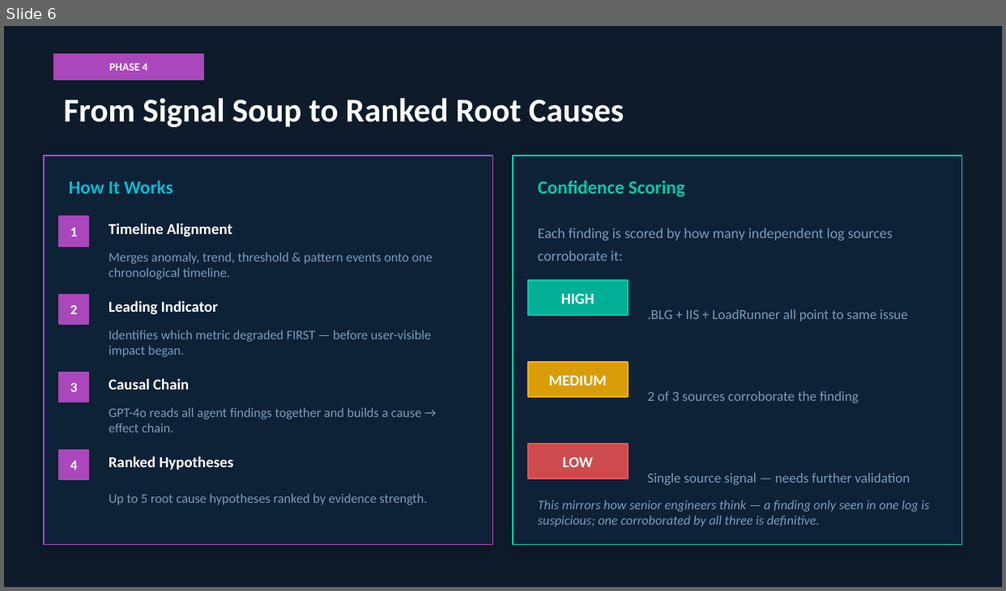
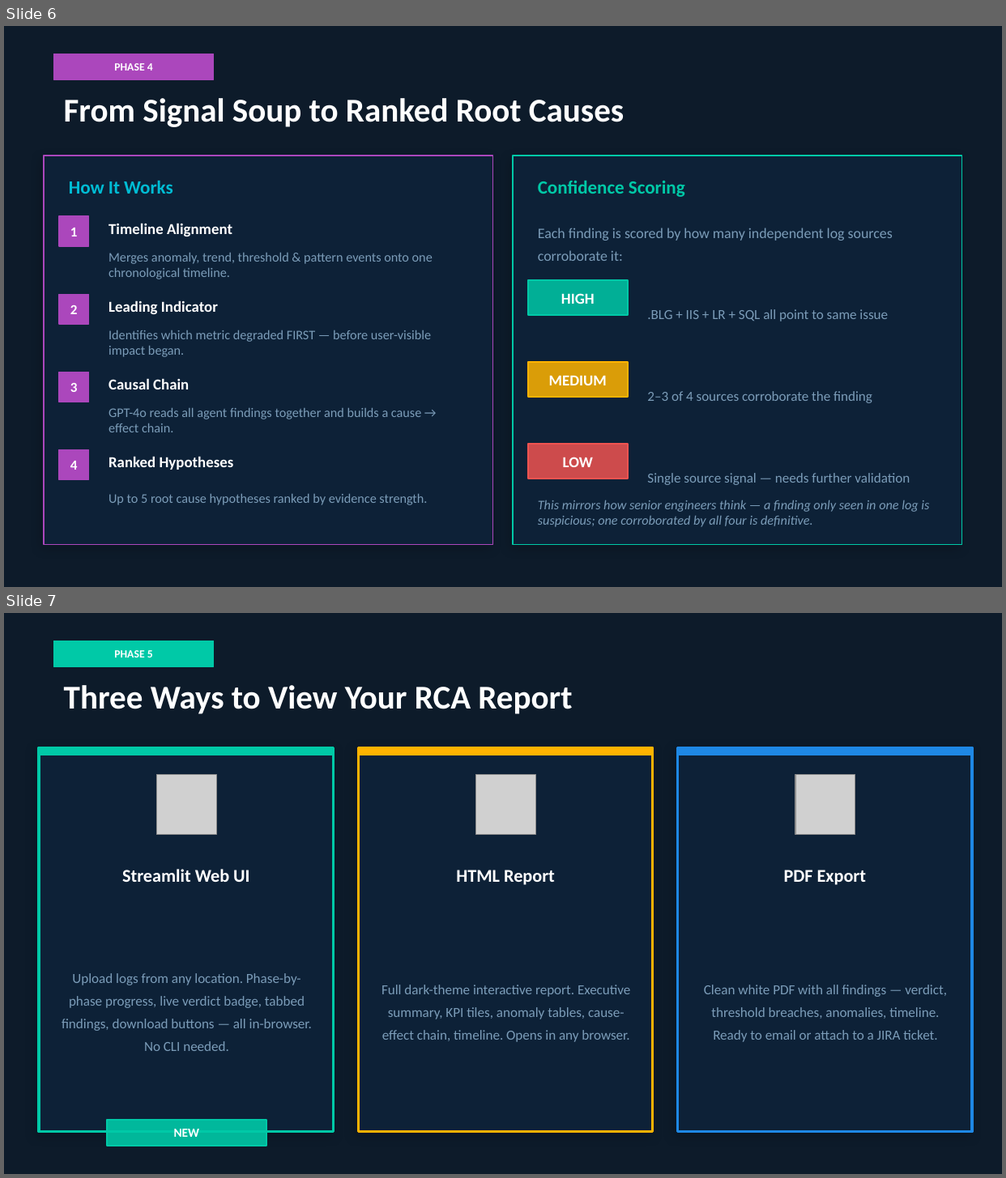
Before and after one commit to sharmp44/PT_AILog_Analyser, a slide deck: PT_AI_LogMining_Client_Deck.pptx. Shown one above the other, each under a label of ours: slide 6 before the commit, slides 6 and 7 after it. The pictures are 1006x591 and 1006x1178 pixels, drawn with LibreOffice and Linux fonts; fonts in the diff are those of the drawing; grey boxes stand for pictures. Boxes give left, top, right and bottom in pixels: in the first picture for what was removed or moved away, otherwise in the second. Text is boxed around its words. In the diff, an @@ line names an element or a change of style, - is before the commit and + after.

```diff
--- a/PT_AI_LogMining_Client_Deck.pptx
+++ b/PT_AI_LogMining_Client_Deck.pptx
@@ slide 7 added at <box>4,613,1002,1174</box>, background #0D1B2A @@
@@ rectangle added at <box>54,641,214,667</box>, fill #00C9A7, outline #00C9A7 1 pt @@
@@ text added at <box>114,650,153,658</box>, 8 pt, text #FFFFFF, bold @@
+PHASE 5
@@ text added at <box>64,685,572,714</box>, 24 pt, text #FFFFFF, bold @@
+Three Ways to View Your RCA Report
@@ rectangle added at <box>39,747,334,1132</box>, fill #0D2137, outline #00C9A7 2 pt @@
@@ rectangle added at <box>39,747,334,755</box>, fill #00C9A7, outline #00C9A7 1 pt @@
@@ rectangle added at <box>358,747,653,1132</box>, fill #0D2137, outline #FFB300 2 pt @@
@@ rectangle added at <box>358,747,653,755</box>, fill #FFB300, outline #FFB300 1 pt @@
@@ rectangle added at <box>678,747,972,1132</box>, fill #0D2137, outline #1E88E5 2 pt @@
@@ rectangle added at <box>678,747,972,755</box>, fill #1E88E5, outline #1E88E5 1 pt @@
@@ oval added at <box>151,769,223,841</box>, fill #00C9A7 at 80% opacity, outline #00C9A7 1 pt @@
@@ picture added at <box>156,775,216,835</box> @@
@@ oval added at <box>470,769,542,841</box>, fill #FFB300 at 80% opacity, outline #FFB300 1 pt @@
@@ picture added at <box>476,775,536,835</box> @@
@@ oval added at <box>790,769,861,841</box>, fill #1E88E5 at 80% opacity, outline #1E88E5 1 pt @@
@@ picture added at <box>795,775,855,835</box> @@
@@ text added at <box>122,869,249,882</box>, 13 pt, text #FFFFFF, bold @@
+Streamlit Web UI
@@ text added at <box>456,870,555,885</box>, 13 pt, text #FFFFFF, bold @@
+HTML Report
@@ text added at <box>784,870,866,885</box>, 13 pt, text #FFFFFF, bold @@
+PDF Export
@@ text added at <box>62,973,312,1051</box>, 10 pt, text #7B9CB8 @@
+Upload logs from any location. Phase-by-phase progress, live verdict badge, tabbed findings, download buttons — all in-browser. No CLI needed.
@@ text added at <box>381,985,630,1042</box>, 10 pt, text #7B9CB8 @@
+Full dark-theme interactive report. Executive summary, KPI tiles, anomaly tables, cause-effect chain, timeline. Opens in any browser.
@@ text added at <box>704,985,947,1042</box>, 10 pt, text #7B9CB8 @@
+Clean white PDF with all findings — verdict, threshold breaches, anomalies, timeline. Ready to email or attach to a JIRA ticket.
@@ rectangle added at <box>107,1120,266,1146</box>, fill #00C9A7 at 90% opacity, outline #00C9A7 1 pt @@
@@ text added at <box>174,1129,200,1137</box>, 9 pt, text #FFFFFF, bold @@
+NEW
@@ slide 6 changed as well @@
@@ text "PHASE 4": place and size @@
-text "PHASE 4" at <box>109,63,148,71</box>
+text "PHASE 4" at <box>114,63,153,71</box>
@@ rectangle: place and size @@
-rectangle at <box>54,54,203,80</box>
+rectangle at <box>54,54,214,80</box>
@@ text at <box>647,310,888,322</box>: text changed @@
-.BLG + IIS + LoadRunner all point to same issue
+.BLG + IIS + LR + SQL all point to same issue
@@ text at <box>647,391,872,403</box>: text changed @@
-2 of 3 sources corroborate the finding
+2–3 of 4 sources corroborate the finding
@@ text at <box>538,501,929,527</box>: text changed @@
-This mirrors how senior engineers think — a finding only seen in one log is suspicious; one corroborated by all three is definitive.
+This mirrors how senior engineers think — a finding only seen in one log is suspicious; one corroborated by all four is definitive.
```
Also in this commit, not shown: 8 other slides changed, 1 slide removed, 10 other files.
